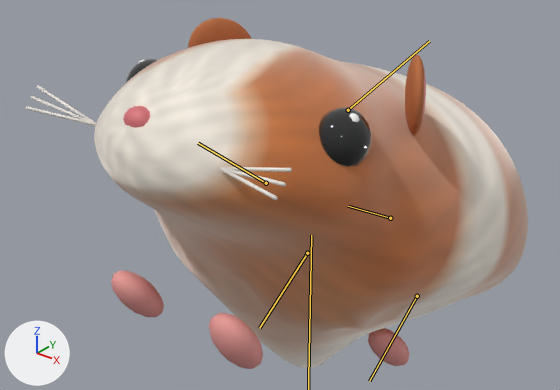
A saved change to the glTF model site-theme/javascripts/guinea-run/models/guinea-pig.glb.
Both versions are drawn from a 50 mm camera at (1.156, -1.591, 1.695) aimed at (-0.116, -0.001, 0.709). The axes (+X, +Y, +Z) are drawn at lower left. The lights are the same throughout. The first picture is the older version. Both versions are drawn at frame 20 of the action 'sit'; the numbers are the values there. The bones that change, and the others that lie on the model, are drawn over the model as lines.

Names of what the first picture shows: 'Body', 'EarL', 'EarR', 'EarRIn', 'EyeL', 'EyeR', 'FootBL', 'FootFL', 'FootFR', 'Nose', 'ShineR', 'Whisker', 'Whisker.001', 'Whisker.002', 'Whisker.003', 'Whisker.004', 'Whisker.005'.
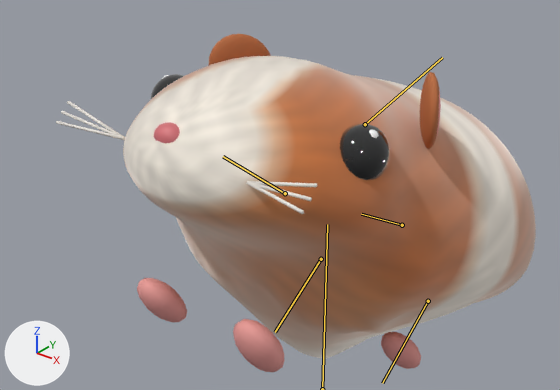
Commit message: fix(guinea-run): the guinea pig model faces the right way and sits on its chair

The change in detail:
Bone 'root' (bone_root) moves from (0.0, 0.0, 0.0) to (0.0, 0.0, -0.08).
Bone 'body' (bone_body) moves from (0.0, 0.0, 0.067) to (0.0, 0.0, 0.007).

What differs and where, as boxes [x1, y1, x2, y2] in the pictures (560 x 390 px):
'Body', posed (8% shorter): before [94, 39, 528, 368]; after [123, 56, 536, 359]
'EyeR', posed: before [319, 107, 372, 167]; after [340, 123, 390, 180]
'FootFL', posed: before [209, 313, 263, 369]; after [233, 319, 284, 372]
'FootFR', posed: before [111, 271, 164, 317]; after [137, 278, 187, 322]
'EarR', posed: before [405, 54, 424, 135]; after [420, 72, 439, 149]
'EarL', posed: before [188, 18, 252, 48]; after [209, 34, 271, 65]
'FootBL', posed: before [368, 328, 410, 366]; after [381, 332, 421, 369]
'Nose', posed: before [123, 106, 150, 128]; after [154, 122, 180, 143]
'EyeL', posed: before [126, 59, 158, 83]; after [151, 74, 183, 99]
'Whisker.003', posed: before [25, 106, 96, 126]; after [56, 121, 125, 140]
'Whisker.005', posed: before [37, 86, 96, 124]; after [67, 101, 125, 139]
'Whisker', posed: before [219, 167, 278, 200]; after [246, 181, 304, 214]
'Whisker.004', posed: before [31, 96, 94, 123]; after [61, 111, 122, 137]
bone 'body', root to tip: before (390, 218) to (348, 206); after (402, 225) to (361, 214)
